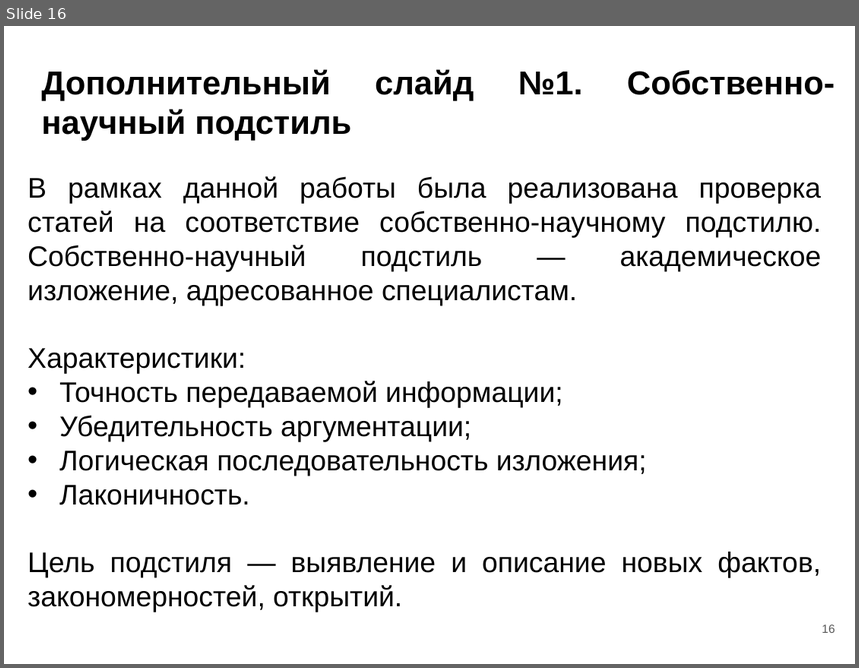
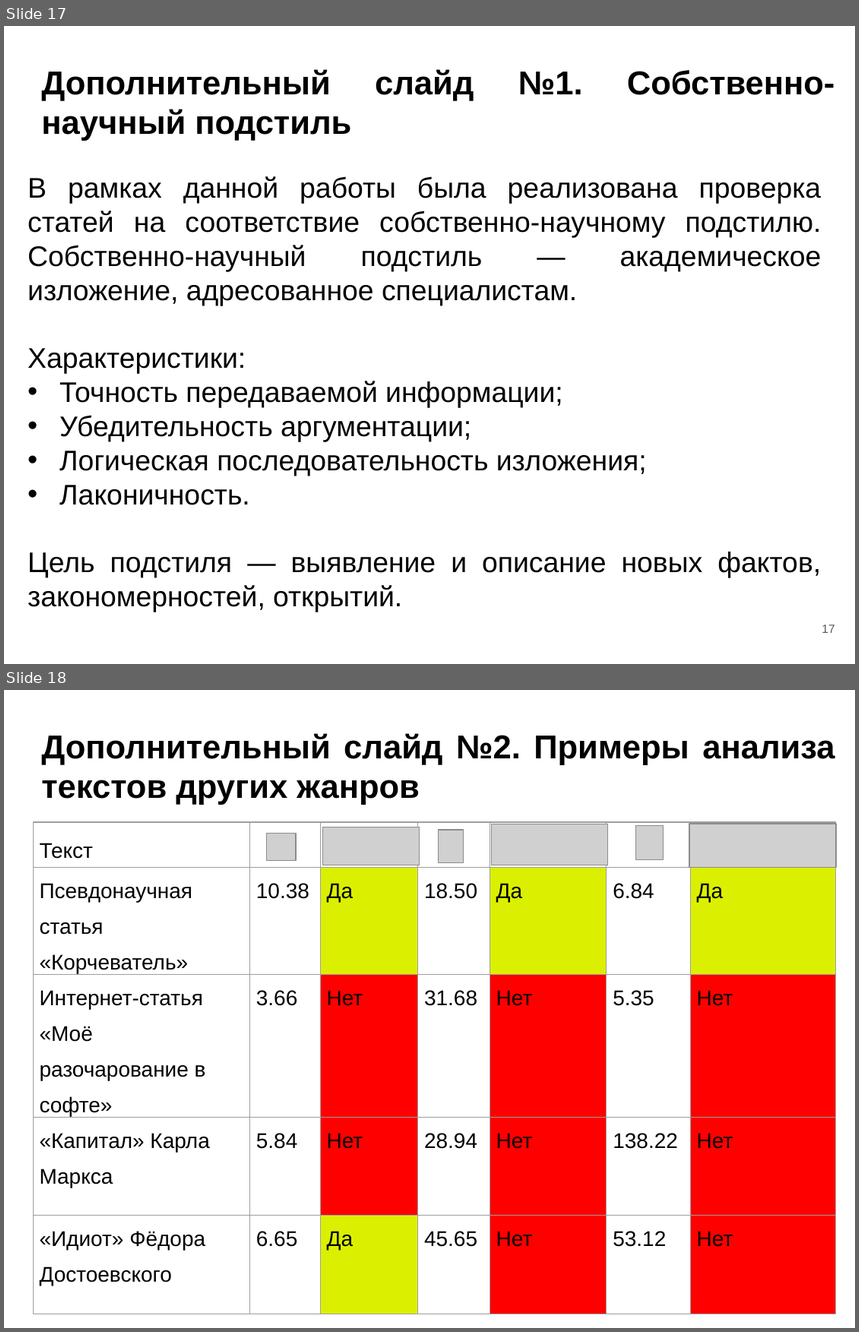
Before and after one commit to OSLL/sw-auto, a slide deck: paper_work/masters thesis/msc_slides.pptx. Shown one above the other, each under a label of ours: slide 16 before the commit, slides 17 and 18 after it. The pictures are 859x668 and 859x1332 pixels, drawn with LibreOffice and Linux fonts; fonts in the diff are those of the drawing; grey boxes stand for pictures. Boxes give left, top, right and bottom in pixels: in the first picture for what was removed or moved away, otherwise in the second. Text is boxed around its words. In the diff, an @@ line names an element or a change of style, - is before the commit and + after.

```diff
--- a/paper_work/masters thesis/msc_slides.pptx
+++ b/paper_work/masters thesis/msc_slides.pptx
@@ slide 18 added at (4,690,855,1328), background #FFFFFF @@
@@ title added at (41,733,835,805), 28 pt, text #000000, bold @@
+Дополнительный слайд №2. Примеры анализа текстов других жанров
@@ table added at (33,822,837,1322), 5 rows, 7 columns @@
+Текст |  |  |  |  |  | 
+Псевдонаучная статья «Корчеватель» | 10.38 | Да | 18.50 | Да | 6.84 | Да
+Интернет-статья «Моё разочарование в софте» | 3.66 | Нет | 31.68 | Нет | 5.35 | Нет
+«Капитал» Карла Маркса | 5.84 | Нет | 28.94 | Нет | 138.22 | Нет
+«Идиот» Фёдора Достоевского | 6.65 | Да | 45.65 | Нет | 53.12 | Нет
@@ picture added at (492,825,607,866) @@
@@ picture added at (636,825,664,859) @@
@@ picture added at (690,824,835,867) @@
@@ picture added at (266,833,296,860) @@
@@ picture added at (322,828,420,866) @@
@@ picture added at (438,830,464,863) @@
@@ what was slide 16 is now slide 17 @@
@@ page number at (822,625,835,633): text changed @@
-16
+17
```
Also in this commit, not shown: 4 slides changed, 10 other slides added, 3 other files.
